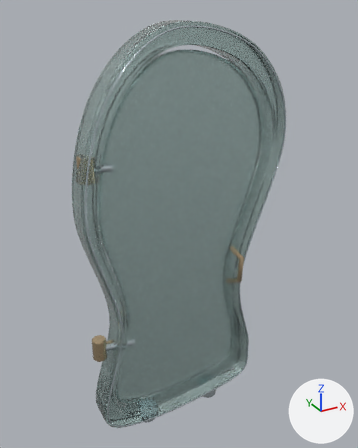
A saved change to the glTF model public/models/doors/melt.glb.
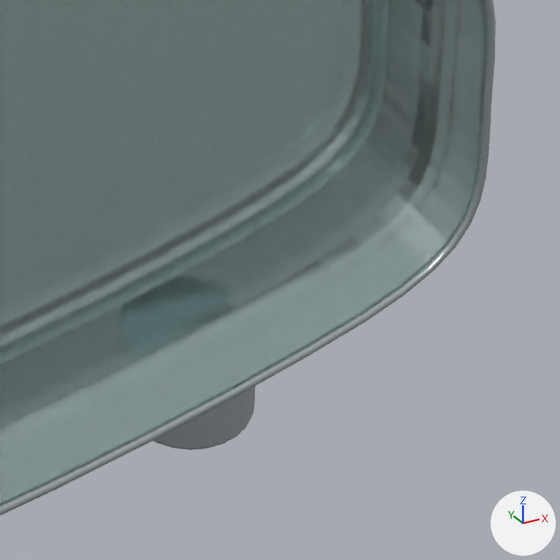
The first picture shows the older version from a 50 mm camera at (-1.78, -3.26, 3.53) aimed at (0.04, 0.05, 1.87). The close-ups show the older and then the newer version on the part from 51% to 72% of the width and 75% to 92% of the height of that picture. Only the edits that show in the close-ups are written down. The lights are fixed; the arrows at lower right show +X, +Y and +Z. Where no turn or scale is listed for an object, it has been applied to the vertices.

Objects in the first close-up: 'Fixed_Foot.001', 'Fixed_GlassFrame', 'Fixed_SilverSeam', 'Moving_GlassLeaf', 'Moving_PolishedEdge'.
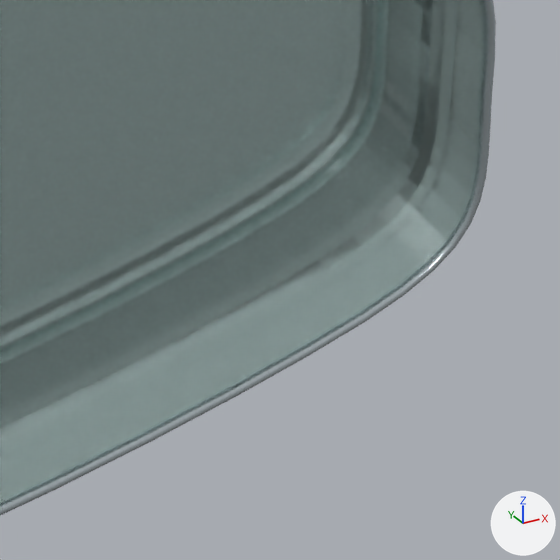
Changed parts and their boxes [x1, y1, x2, y2] in the close-ups (560 x 560 px):
'Fixed_Foot.001', deleted
    before: [153, 386, 255, 450]

What the commit changed:
Object 'Fixed_Foot.001' (ob_fixed_foot_001) is deleted.
